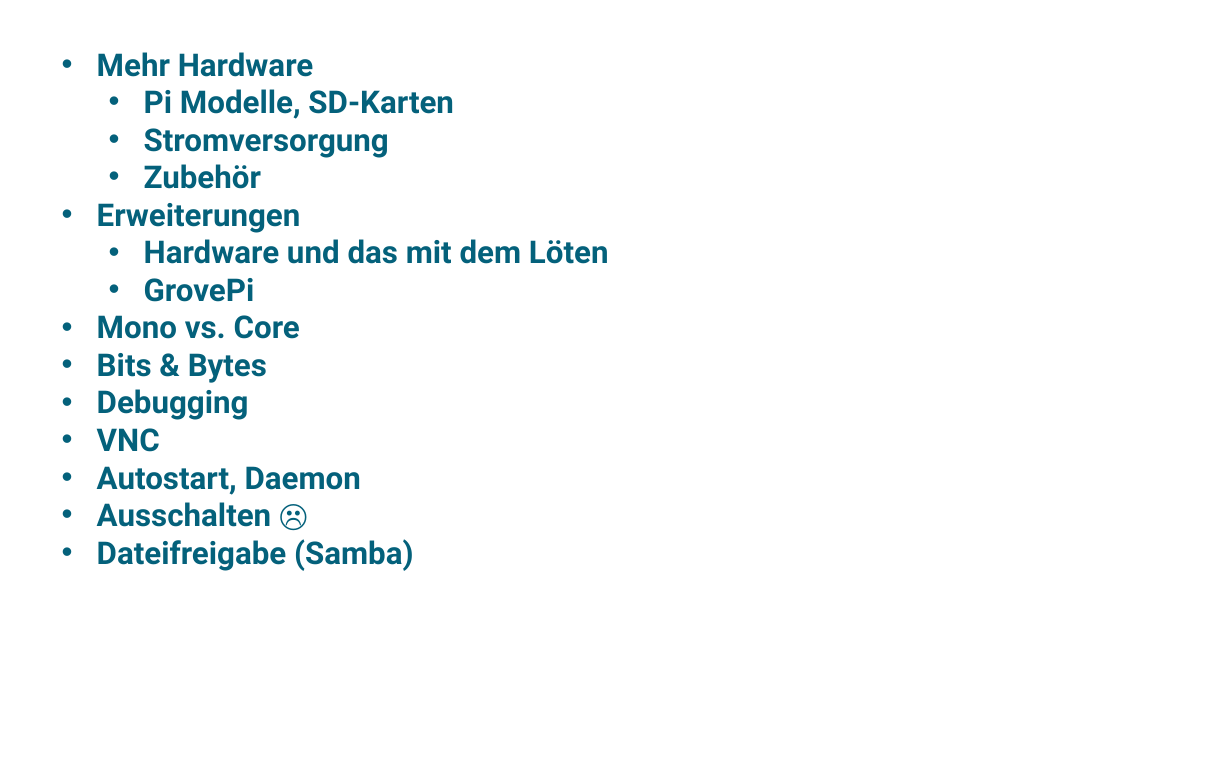
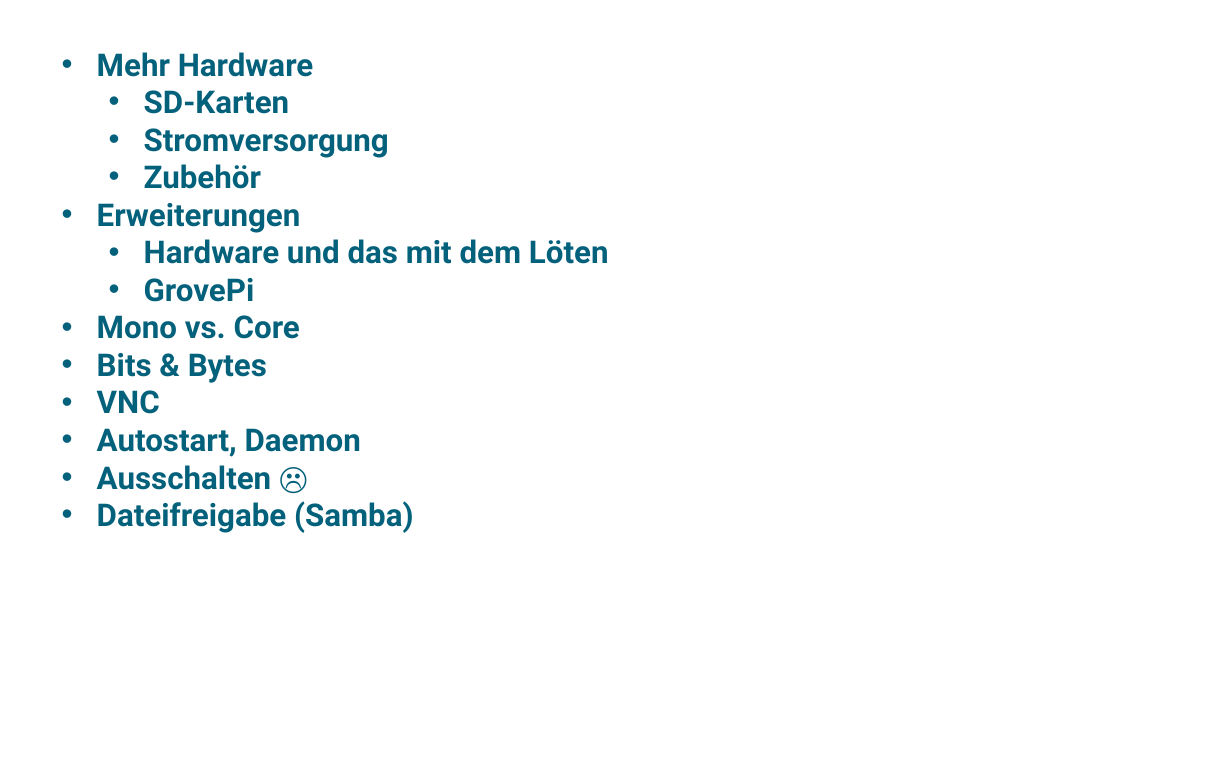
Before and after one commit to FrankPfattheicher/RaspiDotnet, a slide deck: slide 30 of Slides/RaspiDotnet.pptx (slide 19 before the commit). Drawn at 1232x776 pixels with LibreOffice and Linux fonts; fonts in the diff are those of the drawing; background and template pictures are left out. Boxes give left, top, right and bottom in pixels: in the first picture for what was removed or moved away, otherwise in the second. Text is boxed around its words. In the diff, an @@ line names an element or a change of style, - is before the commit and + after.

Commit message:
Remote debugging

```diff
--- a/Slides/RaspiDotnet.pptx
+++ b/Slides/RaspiDotnet.pptx
@@ text at <box>144,90,290,114</box>: text changed @@
-  • Pi Modelle, SD-Karten
+  • SD-Karten
@@ text at <box>97,389,249,420</box>: paragraph removed @@
-• Debugging
```
Also in this commit, not shown: 1 other slide changed, 10 slides added, 6 other files.
